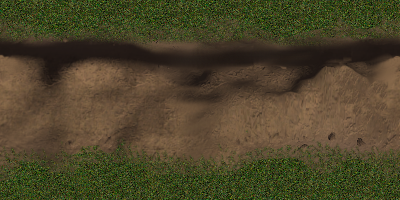
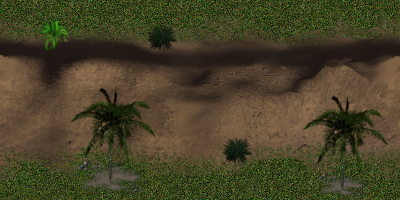
Two versions of the same layered image (400 x 200). Layer-by-layer changes:
added layer "Clipboard#6" above "Clipboard#2" over [302,94,388,189]
added layer "Clipboard#2" above "Clipboard#5" over [70,86,156,181]
added layer "Clipboard#5" above "Clipboard#4" over [146,23,178,53]
added layer "Clipboard#4" above "Clipboard#7" over [38,18,69,52]
added layer "Clipboard#7" above "Clipboard#3" over [318,172,365,200]
added layer "Clipboard#3" above "Clipboard" over [77,159,143,198]
added layer "Clipboard" above "Clipboard#1" over [221,136,253,167]
